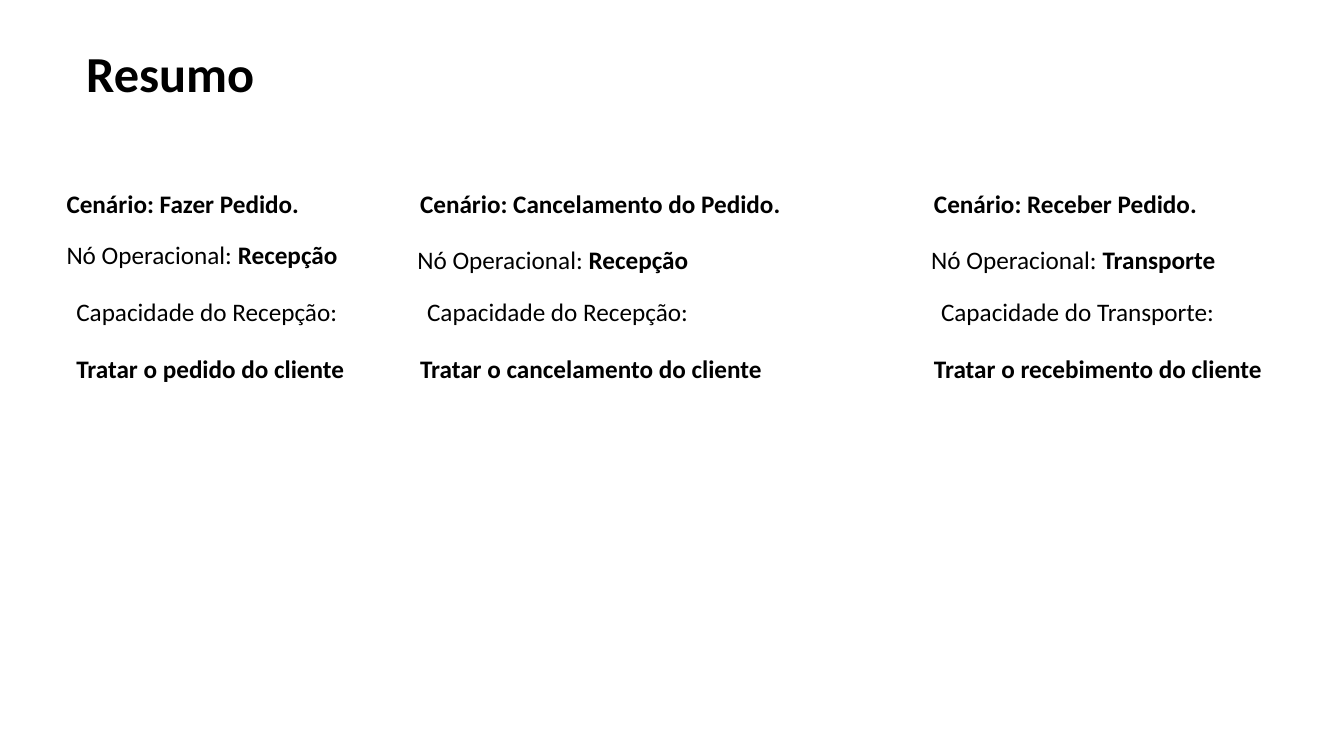
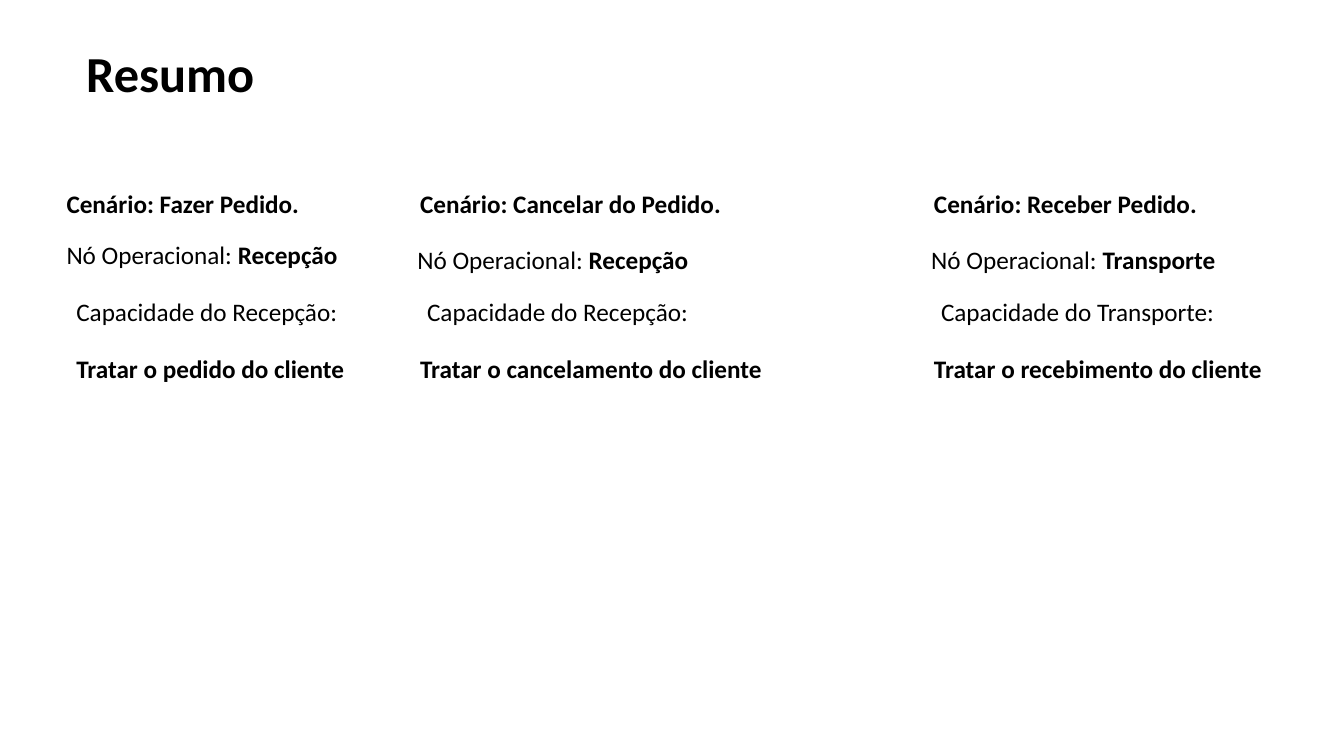
Before and after one commit to Lost-in-Logic/Comercio-5G-ICE, a slide deck: slide 5 of 15. Arquitetura de Negócio para cada Cenário.pptx. Drawn at 1344x756 pixels with LibreOffice and Linux fonts; fonts in the diff are those of the drawing. Boxes give left, top, right and bottom in pixels: in the first picture for what was removed or moved away, otherwise in the second. Text is boxed around its words. In the diff, an @@ line names an element or a change of style, - is before the commit and + after.

```diff
--- a/15. Arquitetura de Negócio para cada Cenário.pptx
+++ b/15. Arquitetura de Negócio para cada Cenário.pptx
@@ text at (x1=420, y1=195, x2=721, y2=214): text changed @@
-Cenário: Cancelamento do Pedido.
+Cenário: Cancelar do Pedido.
```
Also in this commit, not shown: 2 other slides changed, 3 other files.
